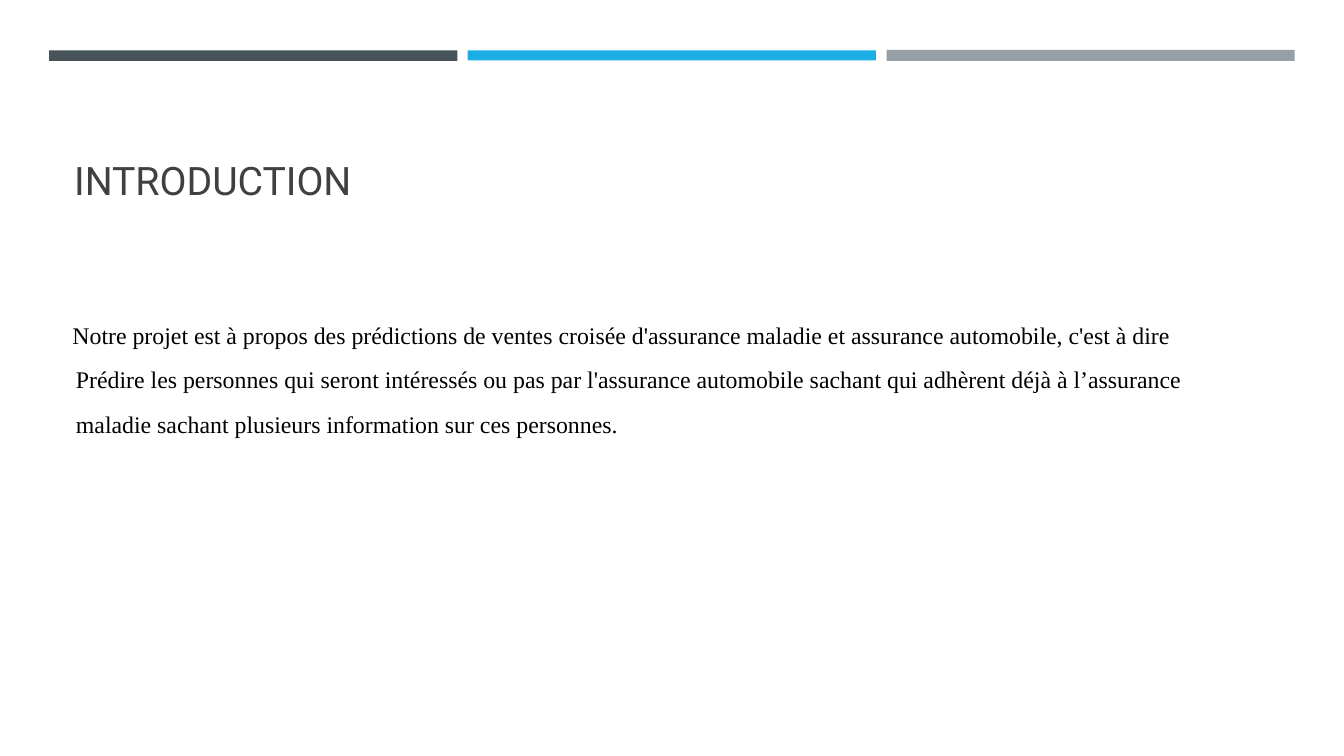
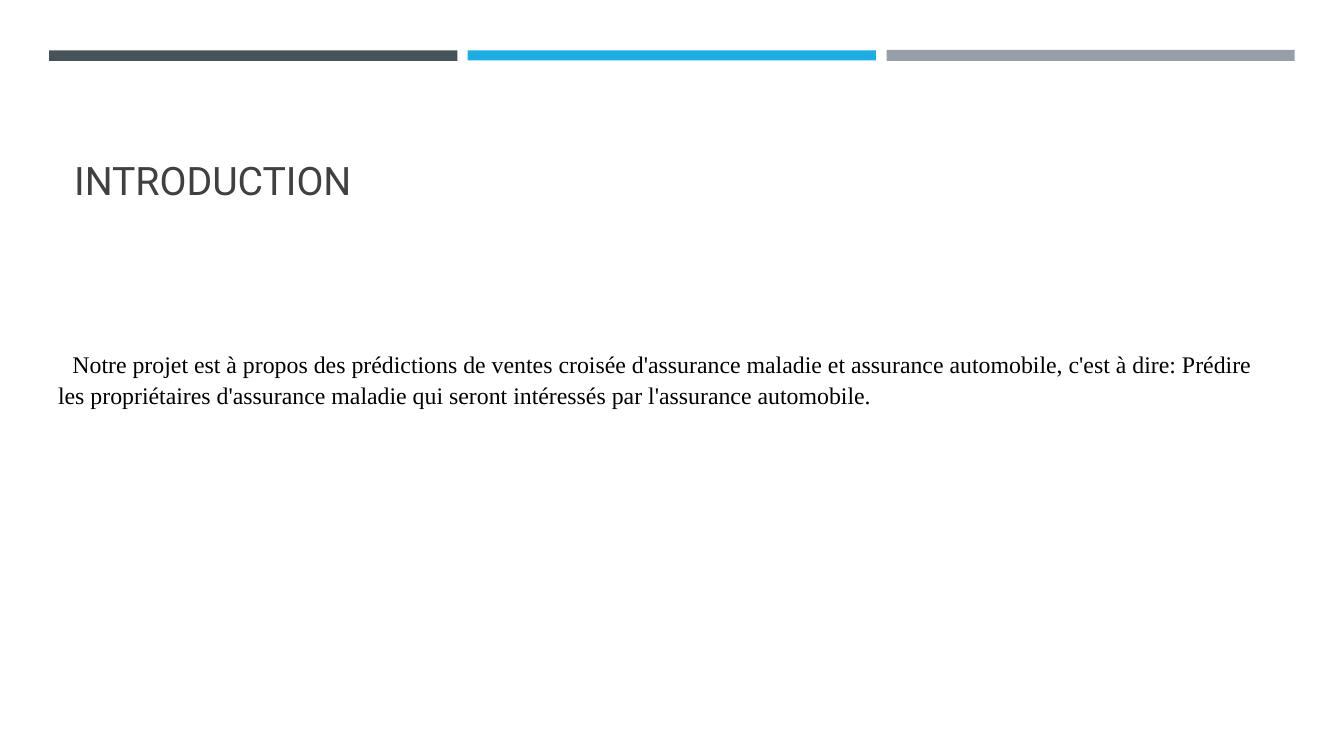
Before and after one commit to wiwiwisso/Health_Insurance_Cross_Sell_Prediction, a slide deck: slide 3 of Prédictions de ventes croisée d’assurence maladie et assurence.pptx. Drawn at 1344x756 pixels with LibreOffice and Linux fonts; fonts in the diff are those of the drawing. Boxes give left, top, right and bottom in pixels: in the first picture for what was removed or moved away, otherwise in the second. Text is boxed around its words. In the diff, an @@ line names an element or a change of style, - is before the commit and + after.

```diff
--- a/Prédictions de ventes croisée d’assurence maladie et assurence.pptx
+++ b/Prédictions de ventes croisée d’assurence maladie et assurence.pptx
@@ text at (58, 356, 1251, 409): text changed @@
-Notre projet est à propos des prédictions de ventes croisée d'assurance maladie et assurance automobile, c'est à dire
-Prédire les personnes qui seront intéressés ou pas par l'assurance automobile sachant qui adhèrent déjà à l’assurance
-maladie sachant plusieurs information sur ces personnes.
+Notre projet est à propos des prédictions de ventes croisée d'assurance maladie et assurance automobile, c'est à dire: Prédire les propriétaires d'assurance maladie qui seront intéressés par l'assurance automobile.
```
Also in this commit, not shown: 13 slides added, 2 slides removed, 2 other files.
